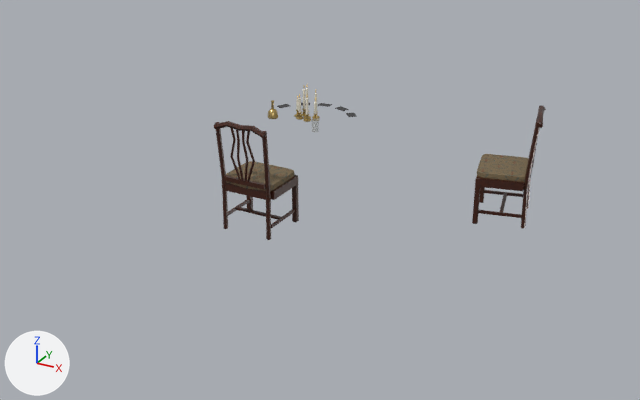
Renders of the glTF model godot/art/levels/manor/room_seance__降灵会布置.gltf from each side of a commit.
Before and after are seen from a 50 mm lens placed at (7.48, -4.21, 3.37), pointed at (3.89, 2.32, 0.11). The axes (+X, +Y, +Z) are drawn at lower left. The lights are the same throughout. The first picture is the older version. Where no turn or scale is listed for an object, it has been applied to the vertices.

Script lines for the objects in view, before the commit:
```python
me_客厅_降灵会_稍远的空椅子_col = bpy.data.meshes.new('客厅·降灵会·稍远的空椅子-col')
me_客厅_降灵会_稍远的空椅子_col.from_pydata(...)  # 400 vertices, 728 faces; spans x -0.264..0.264, y -0.245..0.279, z 0.0..1.011
# faces by material slot: [448, 280]
me_客厅_降灵会_稍远的空椅子_col.materials.append(mat_manor_室内_桃花心木家具)
me_客厅_降灵会_稍远的空椅子_col.materials.append(mat_manor_室内_织锦座面)
me_客厅_降灵会_第五把椅子_col = bpy.data.meshes.new('客厅·降灵会·第五把椅子-col')
me_客厅_降灵会_第五把椅子_col.from_pydata(...)  # 400 vertices, 728 faces; spans x -0.264..0.264, y -0.245..0.279, z 0.0..1.011
# faces by material slot: [448, 280]
me_客厅_降灵会_第五把椅子_col.materials.append(mat_manor_室内_桃花心木家具)
me_客厅_降灵会_第五把椅子_col.materials.append(mat_manor_室内_织锦座面)
me_客厅_降灵会_蜡烛_手铃与卡片 = bpy.data.meshes.new('客厅·降灵会·蜡烛、手铃与卡片')
me_客厅_降灵会_蜡烛_手铃与卡片.from_pydata(...)  # 926 vertices, 1740 faces; spans x -0.434..0.391, y -0.333..0.464, z 0.0..0.328
# faces by material slot: [1064, 280, 224, 60, 112]
me_客厅_降灵会_蜡烛_手铃与卡片.materials.append(mat_manor_黄铜)  # yellow #c4aa6c
me_客厅_降灵会_蜡烛_手铃与卡片.materials.append(mat_manor_室内_蜡烛)  # pale yellow #ede7d4
me_客厅_降灵会_蜡烛_手铃与卡片.materials.append(mat_manor_室内_烛焰)  # beige #ffda95
me_客厅_降灵会_蜡烛_手铃与卡片.materials.append(mat_manor_室内_黑色烤漆)  # black #1d1d1f
me_客厅_降灵会_蜡烛_手铃与卡片.materials.append(mat_manor_室内_水晶杯)  # light grey #cbcecb
ob_客厅_降灵会_稍远的空椅子_col = bpy.data.objects.new('客厅·降灵会·稍远的空椅子-col', me_客厅_降灵会_稍远的空椅子_col)
ob_客厅_降灵会_稍远的空椅子_col.location = (5.4, 3.0, 0.015)
ob_客厅_降灵会_稍远的空椅子_col.rotation_euler = (0.0, 0.0, -1.344)  # degrees (0, 0, -77)
ob_客厅_降灵会_第五把椅子_col = bpy.data.objects.new('客厅·降灵会·第五把椅子-col', me_客厅_降灵会_第五把椅子_col)
ob_客厅_降灵会_第五把椅子_col.location = (3.6, 1.74, 0.026)
ob_客厅_降灵会_第五把椅子_col.rotation_euler = (0.0, 0.0, -3.142)  # degrees (0, 0, -180)
ob_客厅_降灵会_蜡烛_手铃与卡片 = bpy.data.objects.new('客厅·降灵会·蜡烛、手铃与卡片', me_客厅_降灵会_蜡烛_手铃与卡片)
ob_客厅_降灵会_蜡烛_手铃与卡片.location = (3.6, 2.6, 0.766)
```
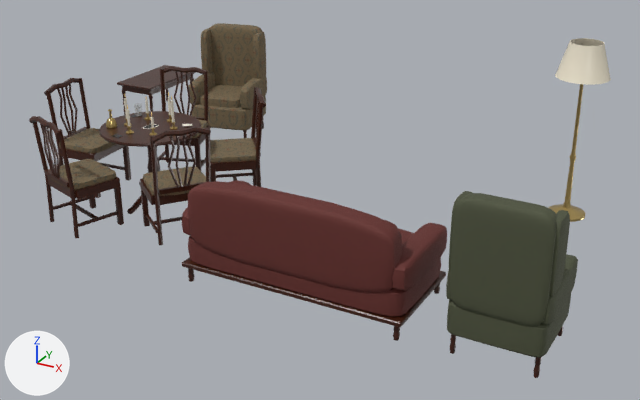
What changed in the scene script:
```text
Add mat_manor_室内_酒红丝绒:
    mat_manor_室内_酒红丝绒 = bpy.data.materials.new('manor_室内_酒红丝绒')
    # colours: dark red #652c27
    # uses the picture img_knit_normal
Add mat_manor_室内_橄榄绿丝绒:
    mat_manor_室内_橄榄绿丝绒 = bpy.data.materials.new('manor_室内_橄榄绿丝绒')
    # colours: dark green #4d523c
    # uses the picture img_knit_normal
Change ob_客厅_降灵会_稍远的空椅子_col:
    ob_客厅_降灵会_稍远的空椅子_col.location: (5.4, 3.0, 0.015) -> (2.218, 2.463, 0.026)
    ob_客厅_降灵会_稍远的空椅子_col.rotation_euler: (0.0, 0.0, -1.344) -> (0.0, 0.0, 0.338)  # degrees (0, 0, -77) -> degrees (0, 0, 19)
Change ob_客厅_降灵会_第五把椅子_col:
    ob_客厅_降灵会_第五把椅子_col.location: (3.6, 1.74, 0.026) -> (1.7, 1.75, 0.026)
    ob_客厅_降灵会_第五把椅子_col.rotation_euler: (0.0, 0.0, -3.142) -> (0.0, 0.0, 1.636)  # degrees (0, 0, -180) -> degrees (0, 0, 94)
Remove ob_客厅_降灵会_蜡烛_手铃与卡片:
    ob_客厅_降灵会_蜡烛_手铃与卡片 = bpy.data.objects.new('客厅·降灵会·蜡烛、手铃与卡片', me_客厅_降灵会_蜡烛_手铃与卡片)
Add ob_客厅_降灵会_西北角的茶几_col:
    ob_客厅_降灵会_西北角的茶几_col = bpy.data.objects.new('客厅·降灵会·西北角的茶几-col', me_客厅_降灵会_西北角的茶几_col)  # 400 vertices, 776 faces; spans x -0.25..0.25, y -0.45..0.45, z 0.0..0.45
    ob_客厅_降灵会_西北角的茶几_col.location = (0.81, 3.9, 0.015)
Add ob_客厅_降灵会_翻面圆桌_打开__col:
    ob_客厅_降灵会_翻面圆桌_打开__col = bpy.data.objects.new('客厅·降灵会·翻面圆桌（打开）-col', me_客厅_降灵会_翻面圆桌_打开__col)  # 396 vertices, 752 faces; spans x -0.458..0.458, y -0.458..0.458, z -0.001..0.72
    ob_客厅_降灵会_翻面圆桌_打开__col.location = (2.45, 1.75, 0.026)
Add ob_客厅_降灵会_第5把椅子_col:
    ob_客厅_降灵会_第5把椅子_col = bpy.data.objects.new('客厅·降灵会·第5把椅子-col', me_客厅_降灵会_第5把椅子_col_001)  # 400 vertices, 728 faces; spans x -0.317..0.323, y -0.34..0.309, z 0.0..1.011
    ob_客厅_降灵会_第5把椅子_col.location = (2.218, 1.037, 0.026)
Add ob_客厅_降灵会_第4把椅子_col:
    ob_客厅_降灵会_第4把椅子_col = bpy.data.objects.new('客厅·降灵会·第4把椅子-col', me_客厅_降灵会_第4把椅子_col_001)  # 400 vertices, 728 faces; spans x -0.348..0.366, y -0.359..0.352, z 0.0..1.011
    ob_客厅_降灵会_第4把椅子_col.location = (3.057, 1.309, 0.026)
Add ob_客厅_降灵会_第3把椅子_col:
    ob_客厅_降灵会_第3把椅子_col = bpy.data.objects.new('客厅·降灵会·第3把椅子-col', me_客厅_降灵会_第3把椅子_col_001)  # 400 vertices, 728 faces; spans x -0.348..0.366, y -0.352..0.36, z 0.0..1.011
    ob_客厅_降灵会_第3把椅子_col.location = (3.057, 2.191, 0.026)
Add ob_客厅_降灵会_稍远的空椅子_扶手椅a__col:
    ob_客厅_降灵会_稍远的空椅子_扶手椅a__col = bpy.data.objects.new('客厅·降灵会·稍远的空椅子（扶手椅A）-col', me_客厅_降灵会_稍远的空椅子_扶手椅a__col)  # 1286 vertices, 2528 faces; spans x -0.409..0.409, y -0.397..0.409, z 0.0..1.18
    ob_客厅_降灵会_稍远的空椅子_扶手椅a__col.location = (2.0, 3.65, 0.015)
Add ob_客厅_降灵会_照片_蜡烛_手铃与卡片:
    ob_客厅_降灵会_照片_蜡烛_手铃与卡片 = bpy.data.objects.new('客厅·降灵会·照片、蜡烛、手铃与卡片', me_客厅_降灵会_照片_蜡烛_手铃与卡片)  # 844 vertices, 1580 faces; spans x -0.372..0.369, y -0.388..0.252, z 0.0..0.308; in mat_manor_室内_纸 (white #efebe1), mat_manor_室内_黑色烤漆 (black #1d1d1f), mat_manor_黄铜 (yellow #c4aa6c), mat_manor_室内_蜡烛 (pale yellow #ede7d4), mat_manor_室内_烛焰 (beige #ffda95), mat_manor_室内_水晶杯 (light grey #cbcecb)
    ob_客厅_降灵会_照片_蜡烛_手铃与卡片.location = (2.45, 1.75, 0.747)
Add ob_客厅_降灵会_推到南墙下的沙发_col:
    ob_客厅_降灵会_推到南墙下的沙发_col = bpy.data.objects.new('客厅·降灵会·推到南墙下的沙发-col', me_客厅_降灵会_推到南墙下的沙发_col)  # 1560 vertices, 3072 faces; spans x -0.95..0.95, y -0.43..0.42, z 0.0..0.88
    ob_客厅_降灵会_推到南墙下的沙发_col.location = (4.55, 1.0, 0.026)
Add ob_客厅_降灵会_挪开的落地灯:
    ob_客厅_降灵会_挪开的落地灯 = bpy.data.objects.new('客厅·降灵会·挪开的落地灯', me_客厅_降灵会_挪开的落地灯)  # 382 vertices, 752 faces; spans x -0.23..0.23, y -0.23..0.23, z 0.0..1.58; in mat_manor_黄铜 (yellow #c4aa6c), mat_manor_室内_灯泡 (beige #ffedcb), mat_manor_室内_奶白灯罩 (pale yellow #ede5ce)
    ob_客厅_降灵会_挪开的落地灯.location = (5.9, 3.3, 0.015)
Add ob_客厅_降灵会_东南角的扶手椅b_col:
    ob_客厅_降灵会_东南角的扶手椅b_col = bpy.data.objects.new('客厅·降灵会·东南角的扶手椅B-col', me_客厅_降灵会_东南角的扶手椅b_col)  # 1286 vertices, 2528 faces; spans x -0.36..0.36, y -0.36..0.342, z 0.0..1.18
    ob_客厅_降灵会_东南角的扶手椅b_col.location = (6.1, 0.95, 0.015)
```

Changed parts and their boxes (x1, y1, x2, y2) in the pictures (640 x 400 px):
'客厅·降灵会·推到南墙下的沙发-col', added (brown)
    after: (182, 180, 447, 341)
'客厅·降灵会·东南角的扶手椅B-col', added (green)
    after: (446, 191, 578, 378)
'客厅·降灵会·第五把椅子-col', moved, turned
    before: (214, 121, 299, 240)
    after: (44, 78, 131, 198)
'客厅·降灵会·稍远的空椅子（扶手椅A）-col', added (brown)
    after: (189, 23, 267, 138)
'客厅·降灵会·稍远的空椅子-col', moved, turned
    before: (472, 105, 546, 228)
    after: (148, 66, 210, 171)
'客厅·降灵会·第5把椅子-col', added
    after: (29, 116, 124, 238)
'客厅·降灵会·第4把椅子-col', added (brown)
    after: (140, 126, 211, 245)
'客厅·降灵会·挪开的落地灯', added
    after: (549, 38, 611, 222)
'客厅·降灵会·第3把椅子-col', added (brown)
    after: (210, 87, 266, 187)
'客厅·降灵会·翻面圆桌（打开）-col', added (brown)
    after: (99, 111, 201, 214)
'客厅·降灵会·西北角的茶几-col', added (brown)
    after: (117, 65, 196, 115)
'客厅·降灵会·照片、蜡烛、手铃与卡片', added
    after: (106, 92, 192, 138)
'客厅·降灵会·蜡烛、手铃与卡片', deleted
    before: (268, 85, 357, 133)
